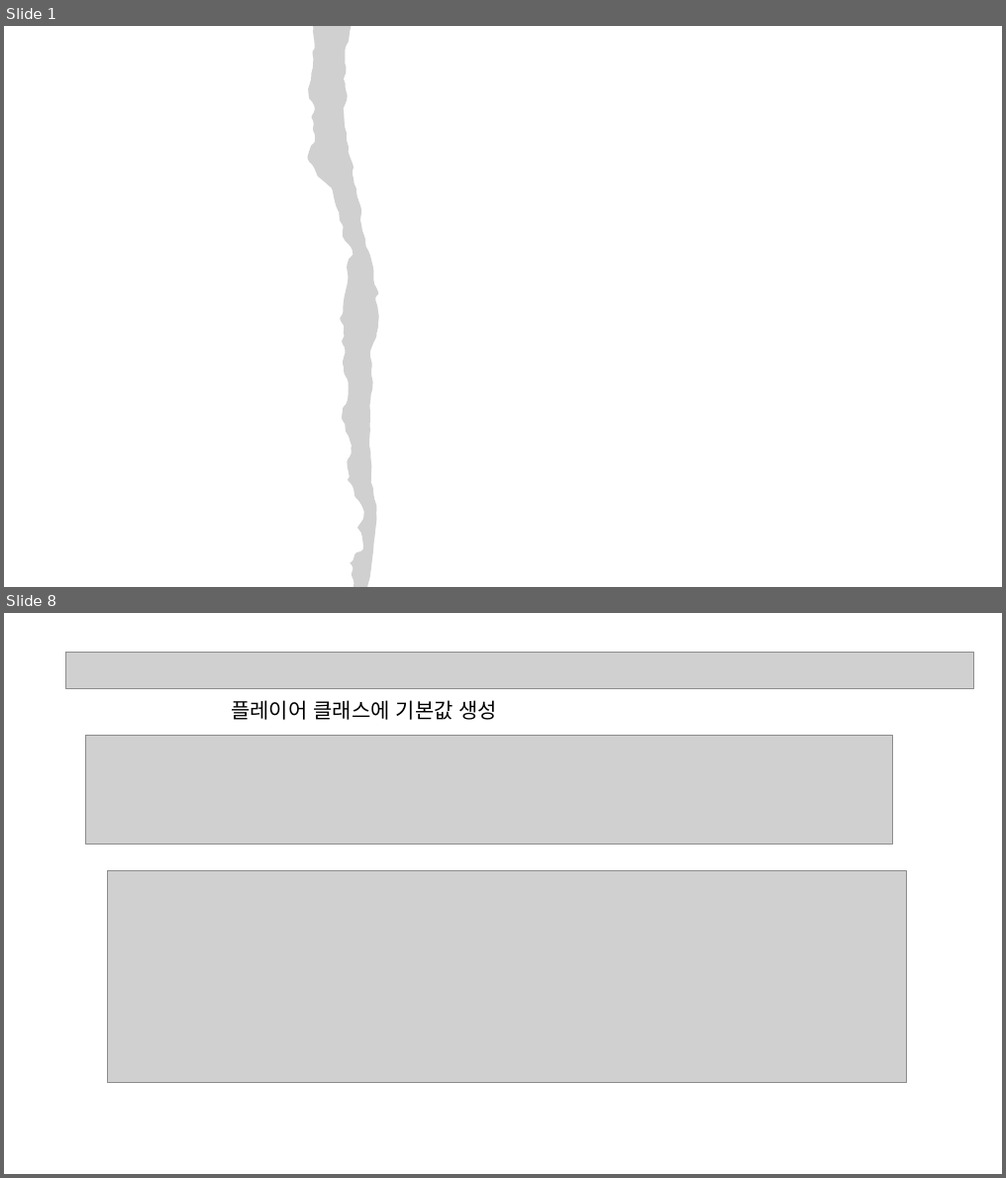
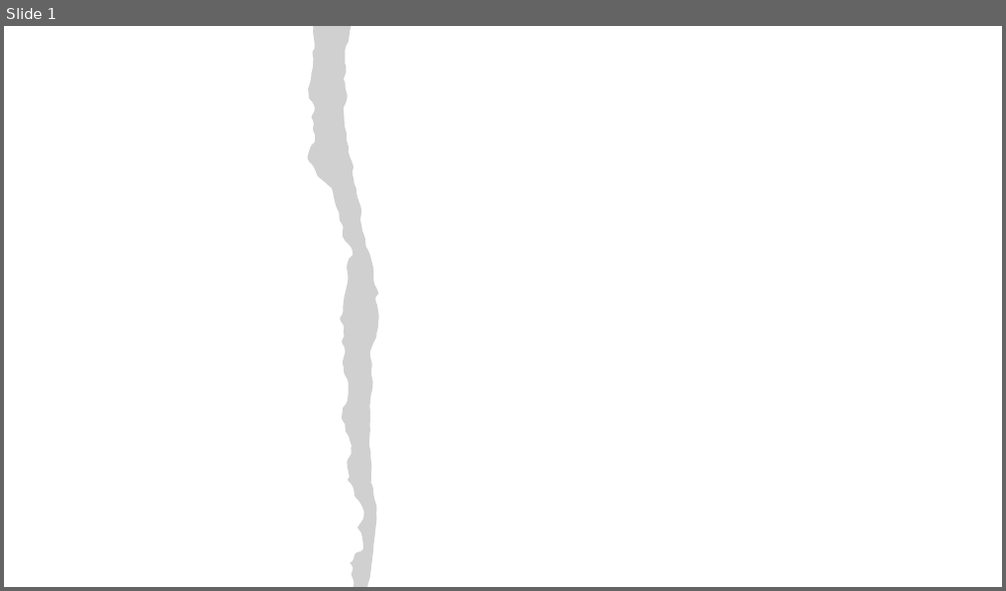
Before and after one commit to sh010207/TextRPG, a slide deck: 수조.pptx. Shown one above the other, each under a label of ours: slides 1 and 8 before the commit, slide 1 after it; the slides between them are not shown. The pictures are 1006x1178 and 1006x591 pixels, drawn with LibreOffice and Linux fonts; fonts in the diff are those of the drawing; grey boxes stand for pictures. Boxes give left, top, right and bottom in pixels: in the first picture for what was removed or moved away, otherwise in the second. Text is boxed around its words. In the diff, an @@ line names an element or a change of style, - is before the commit and + after.

```diff
--- a/수조.pptx
+++ b/수조.pptx
@@ slide 8 removed at <box>4,613,1002,1174</box>, background #FFFFFF @@
@@ picture removed at <box>66,652,975,688</box> @@
@@ title removed at <box>231,700,498,720</box> @@
-플레이어 클래스에 기본값 생성
@@ picture removed at <box>85,736,893,845</box> @@
@@ picture removed at <box>108,870,907,1082</box> @@
```
Also in this commit, not shown: 21 slides changed, 1 slide added, 1 other slide removed.
